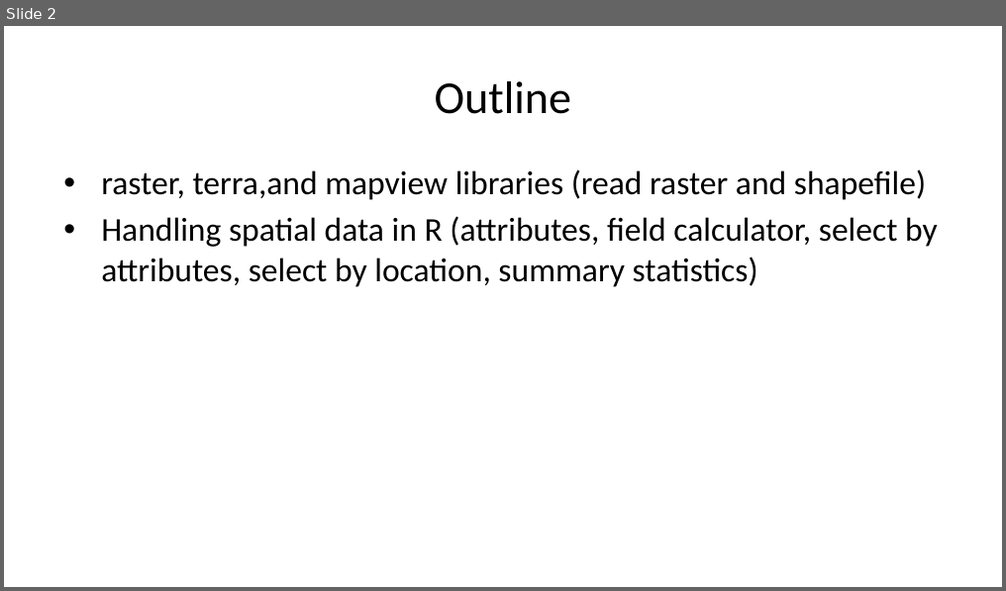
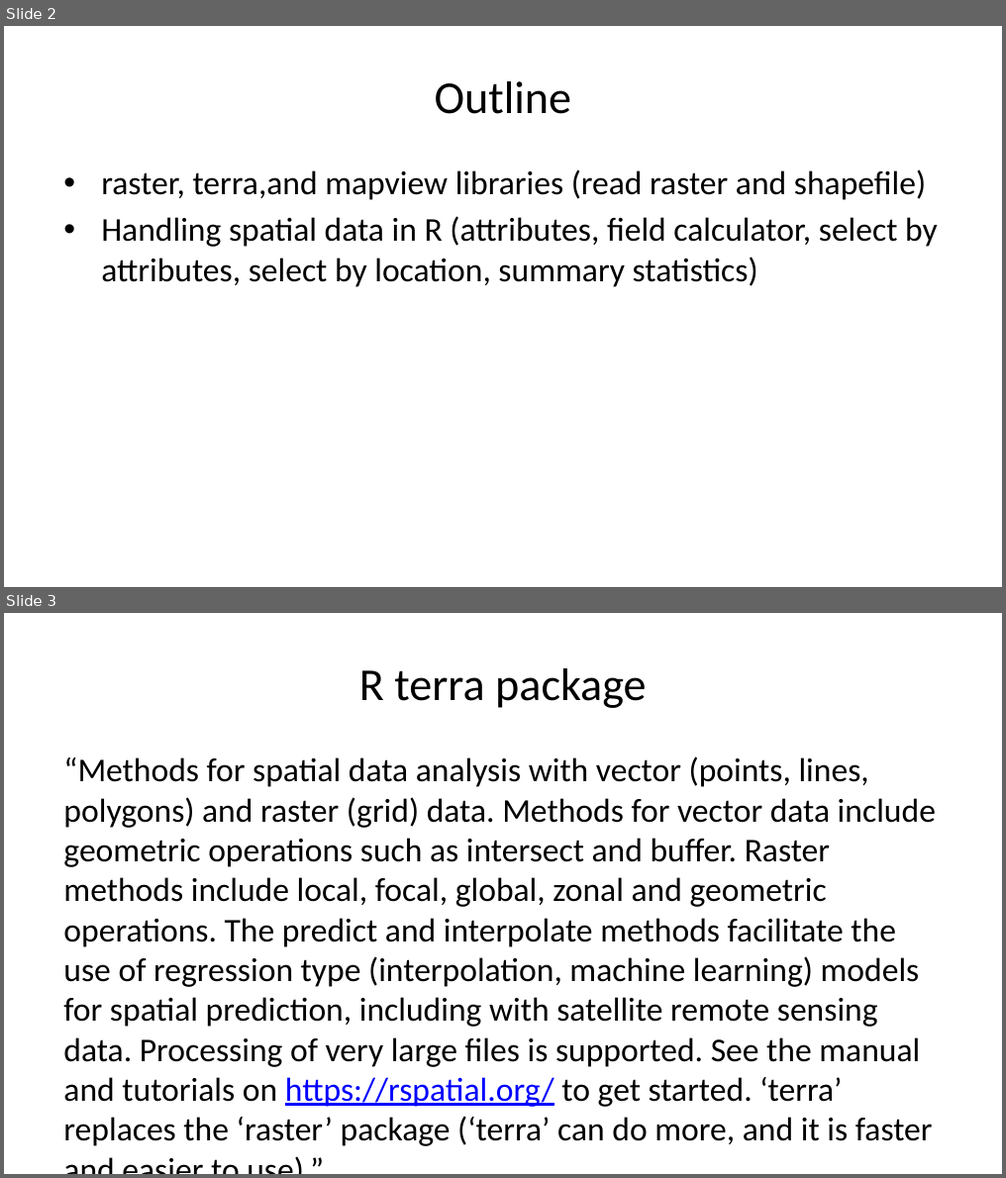
Before and after one commit to yangshao2/Geog4254-5254G, a slide deck: week2/week2.pptx. Shown one above the other, each under a label of ours: slide 2 before the commit, slides 2 and 3 after it. The pictures are 1006x591 and 1006x1178 pixels, drawn with LibreOffice and Linux fonts; fonts in the diff are those of the drawing. Boxes give left, top, right and bottom in pixels: in the first picture for what was removed or moved away, otherwise in the second. Text is boxed around its words. In the diff, an @@ line names an element or a change of style, - is before the commit and + after.

```diff
--- a/week2/week2.pptx
+++ b/week2/week2.pptx
@@ slide 3 added at [4, 613, 1002, 1174], background #FFFFFF @@
@@ title added at [359, 668, 646, 708], 33 pt, text #000000 @@
+R terra package
@@ text added at [63, 757, 936, 1147], 24 pt, text #000000 @@
+“Methods for spatial data analysis with vector (points, lines, polygons) and raster (grid) data. Methods for vector data include geometric operations such as intersect and buffer. Raster methods include local, focal, global, zonal and geometric operations. The predict and interpolate methods facilitate the use of regression type (interpolation, machine learning) models for spatial prediction, including with satellite remote sensing data. Processing of very large files is supported. See the manual and tutorials on https://rspatial.org/ to get started. ‘terra’ replaces the ‘raster’ package (‘terra’ can do more, and it is faster and easier to use).”
```
Also in this commit, not shown: 22 other slides added, 35 other files.
